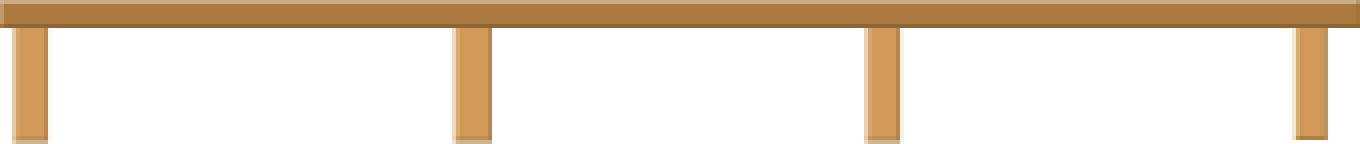
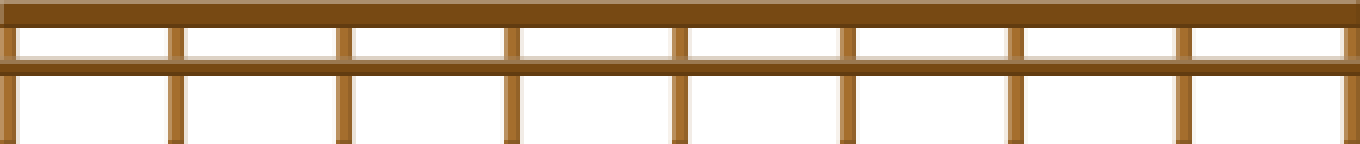
The second 1360×144 image is a revision of the first. Changes to its layers:
removed group "Задний план" (54 layers) over (x1=0, y1=0, x2=1360, y2=144)
moved "Перегородка" out of group "Задний план" over (x1=0, y1=0, x2=1360, y2=144)
painted on "Фигура 6" over (x1=0, y1=0, x2=1360, y2=76)
painted on "Фигура 7" over (x1=0, y1=16, x2=1360, y2=144)
